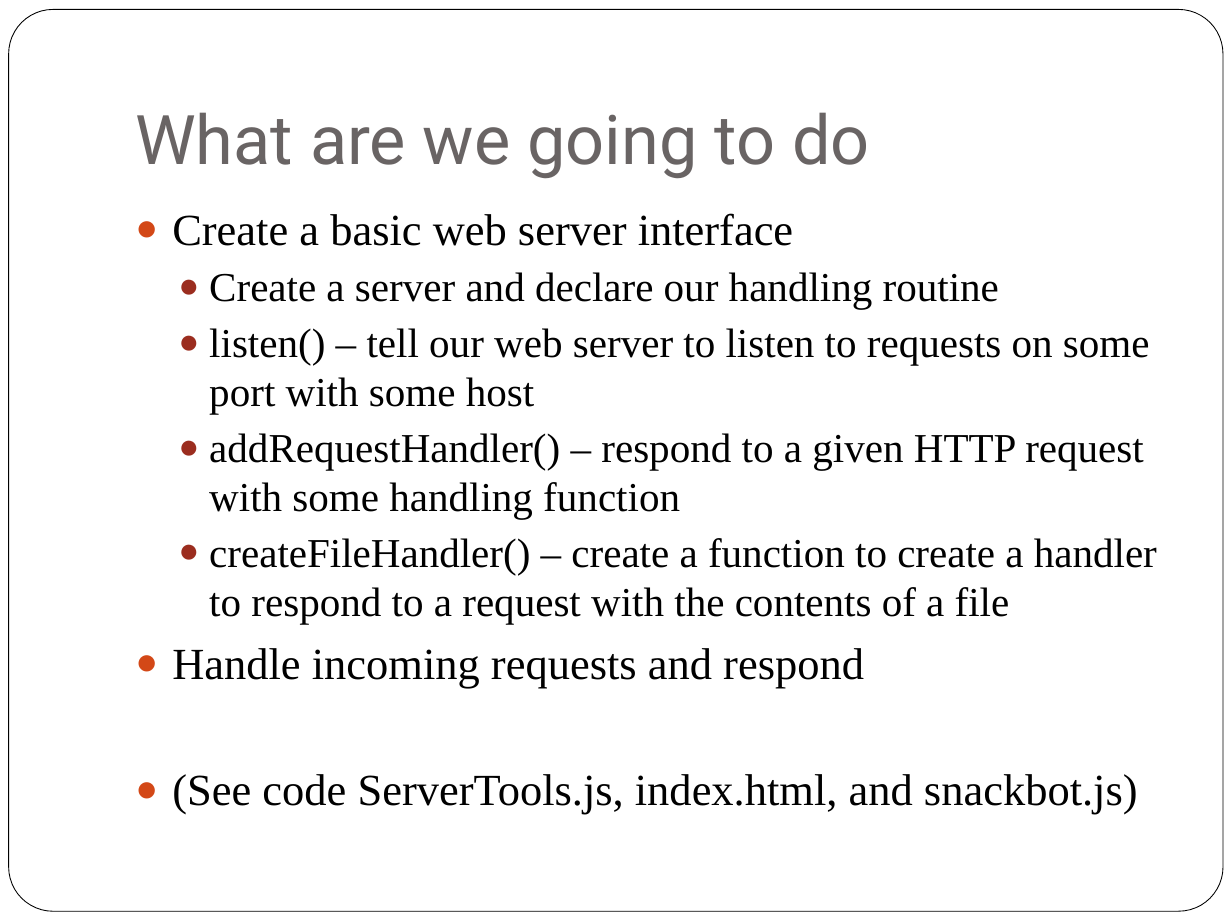
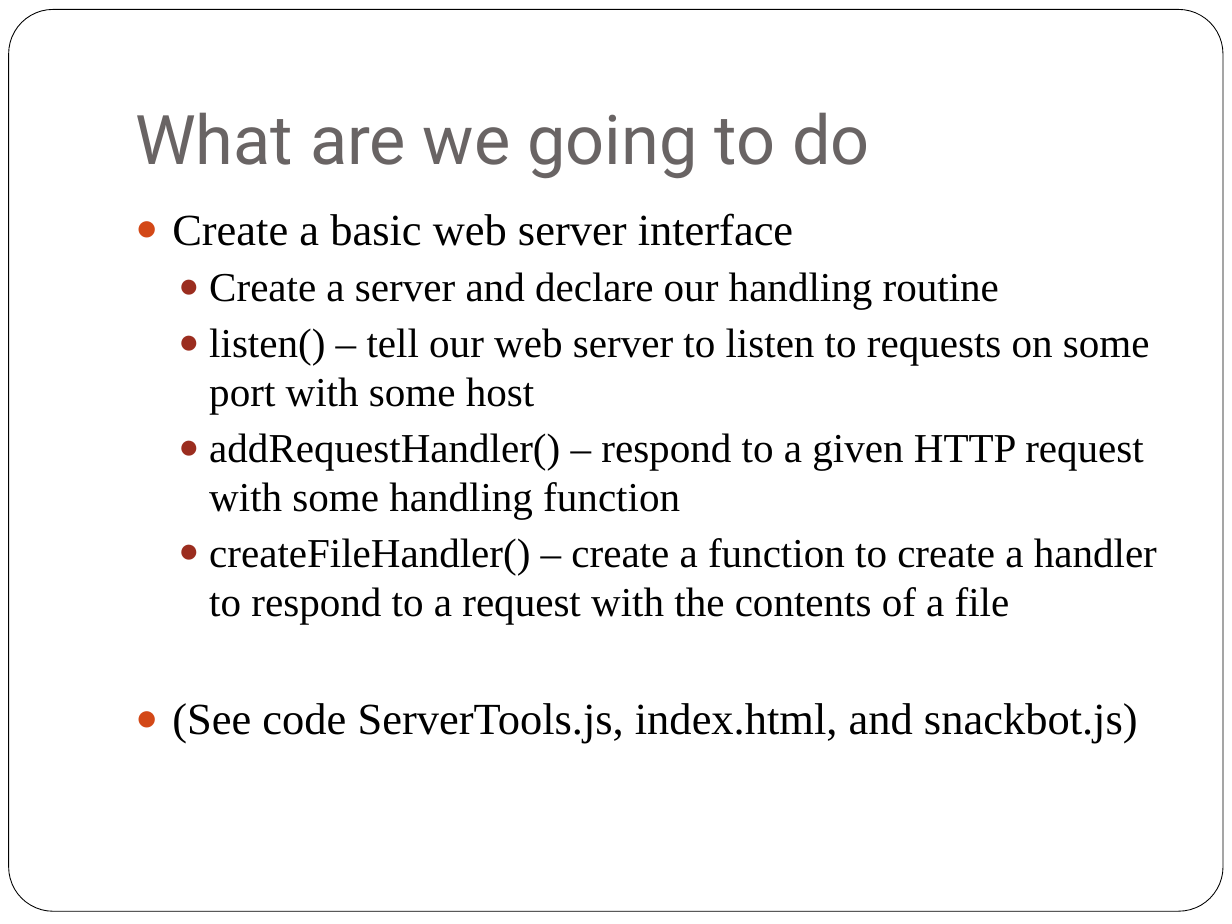
Before and after one commit to ZECTBynmo/SnackBot, a slide deck: slide 16 of SnackBot.pptx (slide 18 before the commit). Drawn at 1232x924 pixels with LibreOffice and Linux fonts; fonts in the diff are those of the drawing. Boxes give left, top, right and bottom in pixels: in the first picture for what was removed or moved away, otherwise in the second. Text is boxed around its words. In the diff, an @@ line names an element or a change of style, - is before the commit and + after.

```diff
--- a/SnackBot.pptx
+++ b/SnackBot.pptx
@@ text at [172,648,864,688]: paragraph removed @@
-● Handle incoming requests and respond
```
Also in this commit, not shown: 6 other slides changed, 3 slides added, 2 slides removed.
